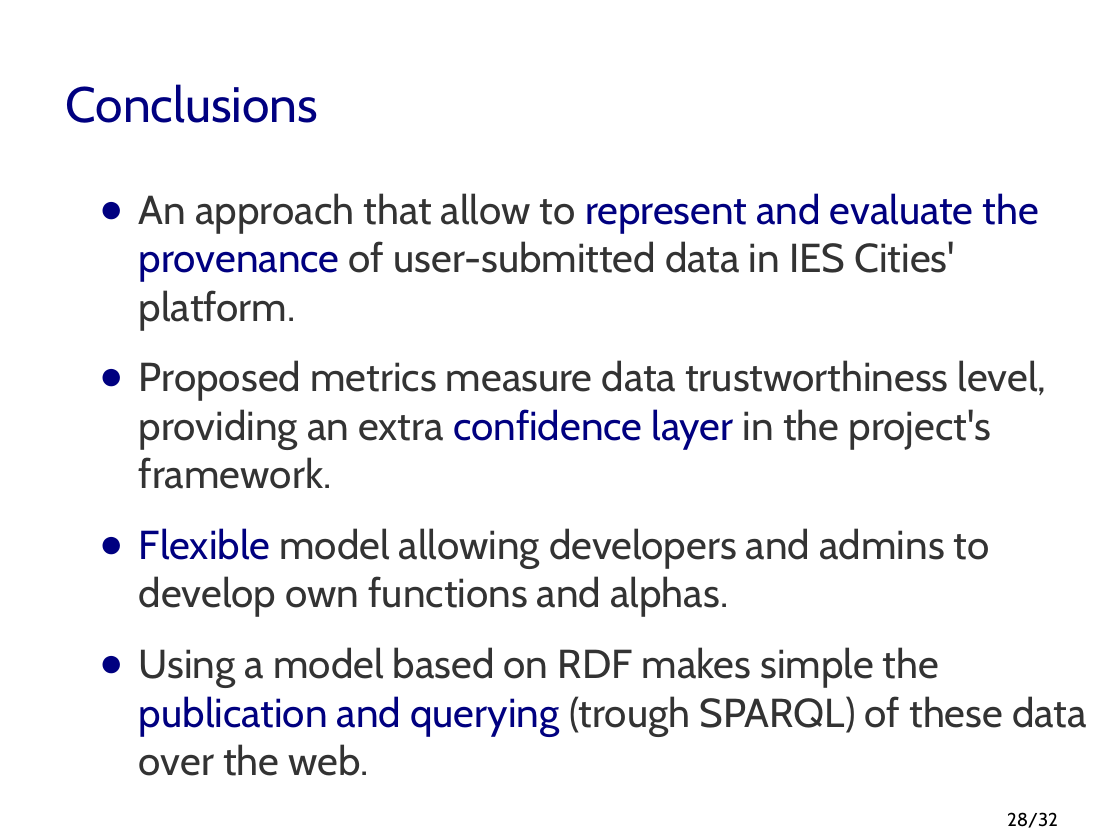
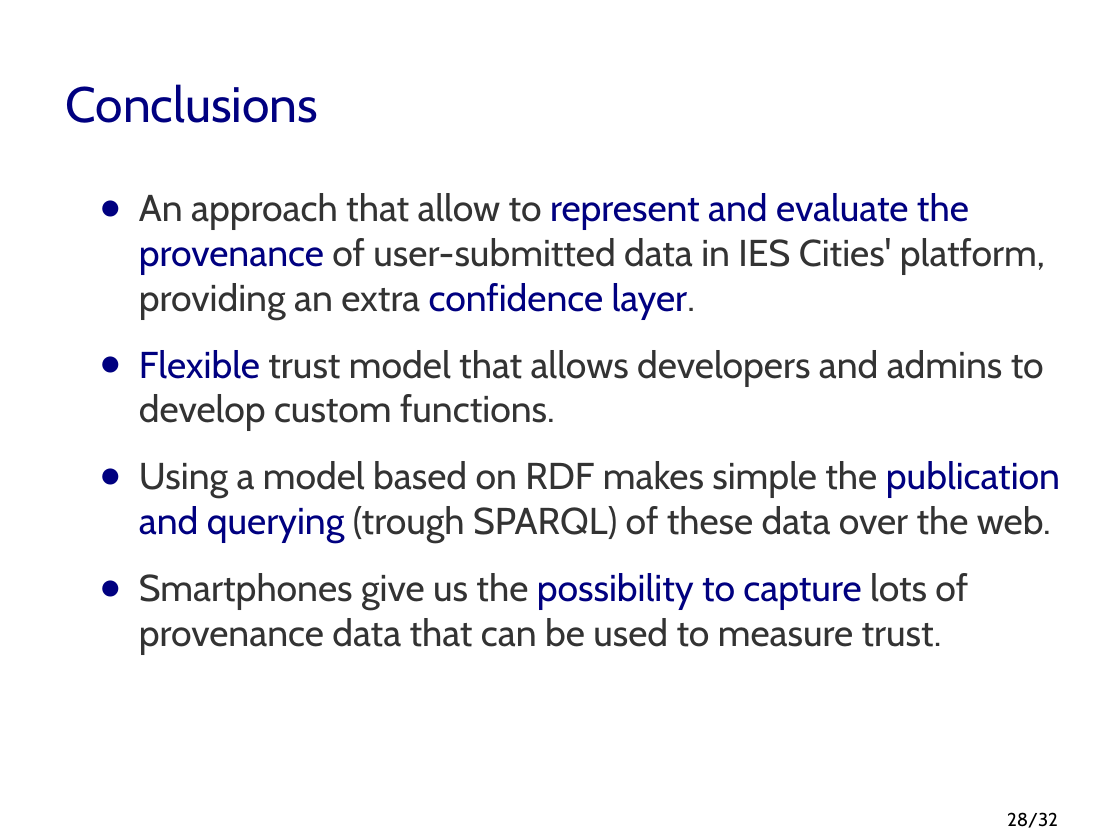
Before and after one commit to memaldi/immoa2013, a slide deck: slide 28 of slides/IMMoA2013.odp. Drawn at 1120x840 pixels with LibreOffice and Linux fonts; fonts in the diff are those of the drawing; background and template pictures are left out. Boxes give left, top, right and bottom in pixels: in the first picture for what was removed or moved away, otherwise in the second. Text is boxed around its words. In the diff, an @@ line names an element or a change of style, - is before the commit and + after.

```diff
--- a/slides/IMMoA2013.odp
+++ b/slides/IMMoA2013.odp
@@ text at [139,193,1045,431]: text changed; size 26 to 24.1 pt @@
-● An approach that allow to represent and evaluate the provenance of user-submitted data in IES Cities' platform.
-● Proposed metrics measure data trustworthiness level, providing an extra confidence layer in the project's framework.
-● Flexible model allowing developers and admins to develop own functions and alphas.
+● An approach that allow to represent and evaluate the provenance of user-submitted data in IES Cities' platform, providing an extra confidence layer.
+● Flexible trust model that allows developers and admins to develop custom functions.
@@ text at [139,461,1060,543]: size 26 to 24.1 pt in "Using a model based on RDF makes ..." @@
@@ text at [139,573,968,655]: paragraph added @@
+● Smartphones give us the possibility to capture lots of provenance data that can be used to measure trust.
```
Also in this commit, not shown: 1 other slide changed, 2 other files.
